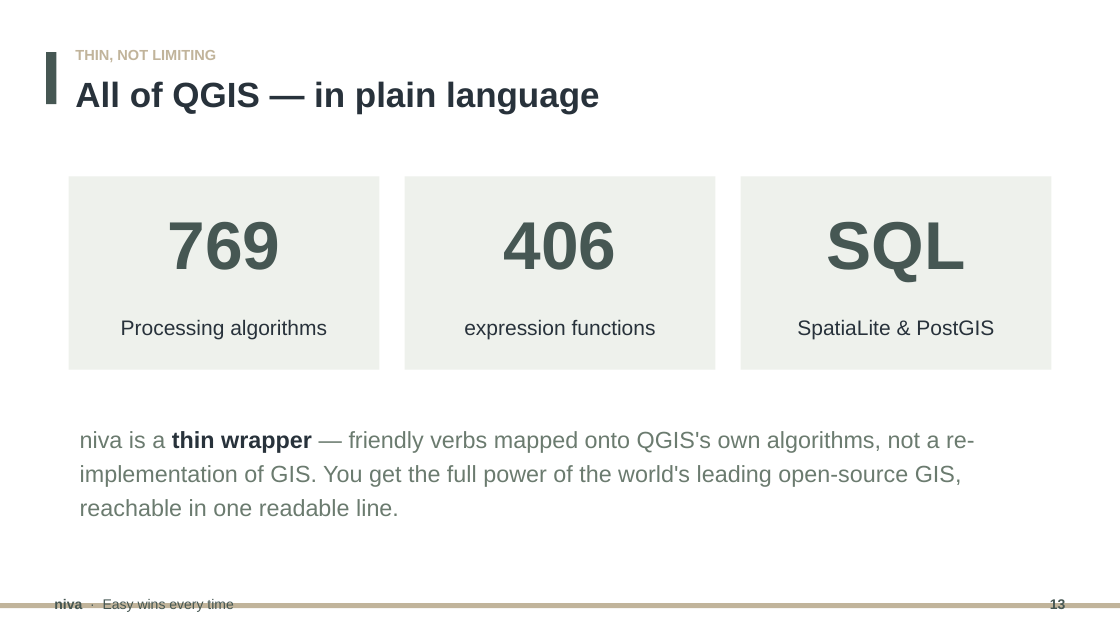
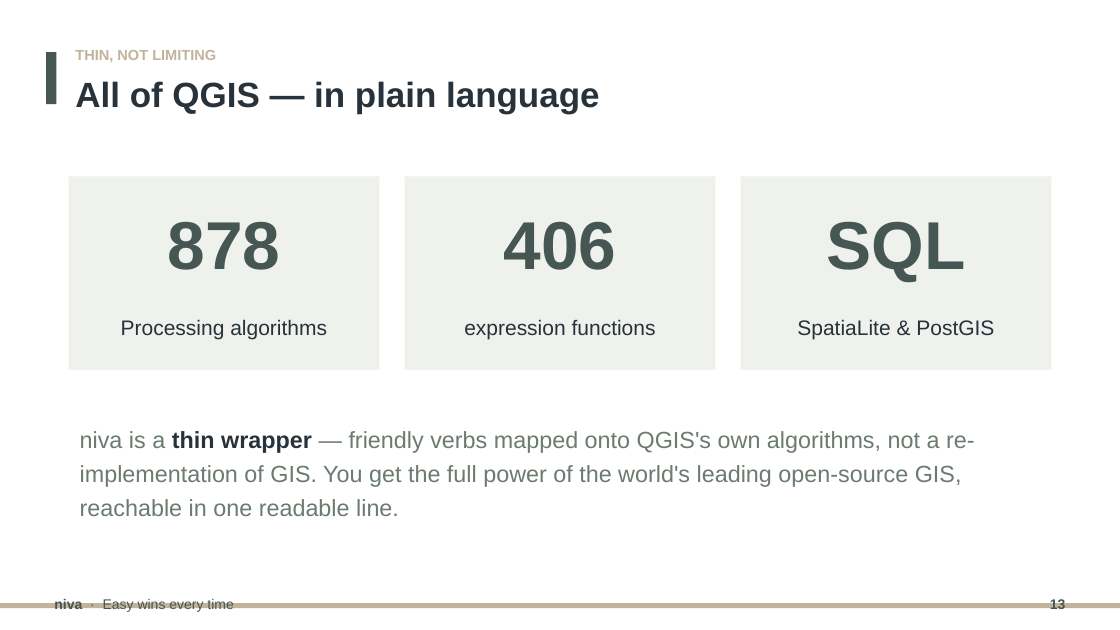
Before and after one commit to johnzastrow/niva, a slide deck: slide 13 of docs/presentation/niva_pitch.pptx. Drawn at 1120x630 pixels with LibreOffice and Linux fonts; fonts in the diff are those of the drawing. Boxes give left, top, right and bottom in pixels: in the first picture for what was removed or moved away, otherwise in the second. Text is boxed around its words. In the diff, an @@ line names an element or a change of style, - is before the commit and + after.

```diff
--- a/docs/presentation/niva_pitch.pptx
+++ b/docs/presentation/niva_pitch.pptx
@@ text at (x1=168, y1=222, x2=281, y2=270): text changed @@
-769
+878
```
Also in this commit, not shown: 2 other slides changed, 5 other files.
